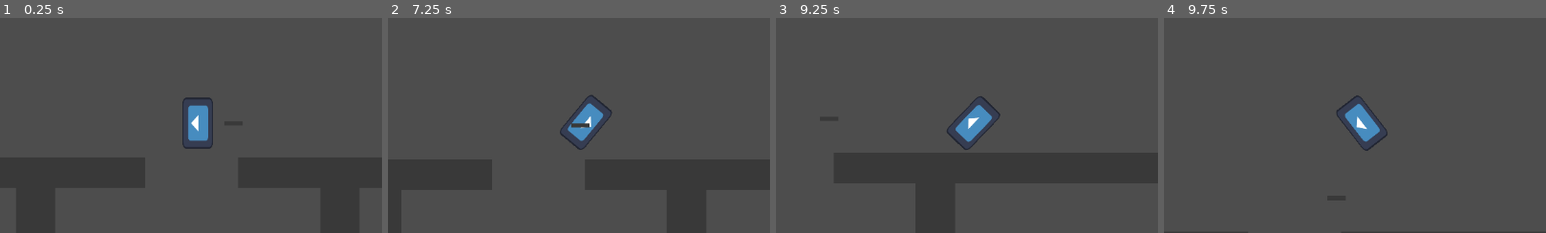
Above: before the commit, frames 1-4 (left to right).
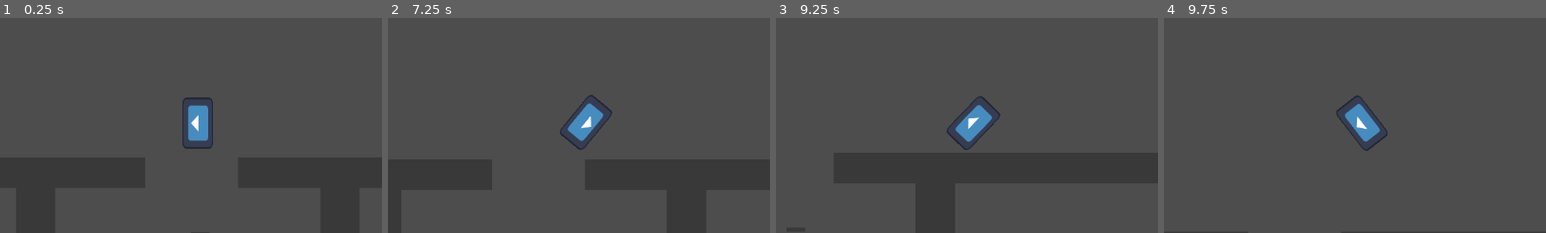
Above: after the commit, the same moments.

Repository: jceja3936/Speedial-Phoenix
Game: Godot game, scene res://scenes/level.tscn
Two runs of this game, one before a commit and one after it. Both use one fixed random seed, a clock stepped at 60 frames per second and the inputs below. The engine's default icon, where the game draws it, is replaced by a stand-in: a white triangle on a blue panel in a dark square.
Inputs (mouse positions are % of the whole screen's width and height, from its top left):
- Up to frame 1 (0.25 s): no input
- Up to frame 2 (7.25 s): tap Enter at 0.5 s; move the mouse to (45, 70) at 0.52 s; press the mouse at (45, 70) at 0.53 s; hold W (Up) 0.53-2.03 s; tap Shift (Drop) at 0.6, 1.55, 2.1, 3.05, 4.35, 5.85 s; move the mouse to (80, 65) at 1.27 s; release the mouse at (80, 65) at 1.28 s; click (80, 65) at 1.35 s; move the mouse to (20, 35) at 2.02 s; press the mouse at (20, 35) at 2.03 s; hold Left (Left) 2.03-3.53 s; move the mouse to (55, 50) at 2.77 s; release the mouse at (55, 50) at 2.78 s; tap F (Pick up) at 2.85, 6.6 s; move the mouse to (35, 25) at 3.52 s; press the mouse at (35, 25) at 3.53 s; hold S (Down) 3.53-4.28 s; move the mouse to (72, 45) at 4.27 s; release the mouse at (72, 45) at 4.28 s; hold Right (Right) 4.28-5.03 s; tap Space at 5 s; move the mouse to (30, 55) at 5.02 s; press the mouse at (30, 55) at 5.03 s; hold W (Up) 5.03-5.78 s; move the mouse to (60, 28) at 5.77 s; release the mouse at (60, 28) at 5.78 s; hold Right (Right) from 5.78 s (still down); move the mouse to (45, 70) at 6.52 s; press the mouse at (45, 70) at 6.53 s
- Up to frame 3 (9.25 s): move the mouse to (80, 65) at 7.27 s; release the mouse at (80, 65) at 7.28 s; click (80, 65) at 7.35 s; tap Shift (Drop) at 7.55, 8.1, 9.05 s; move the mouse to (20, 35) at 8.02 s; release Right (Right) at 8.03 s; press the mouse at (20, 35) at 8.03 s; hold S (Down) 8.03-8.78 s; tap Enter at 8.75 s; move the mouse to (55, 50) at 8.77 s; release the mouse at (55, 50) at 8.78 s; hold Left (Left) from 8.78 s (still down); click (55, 50) at 8.85 s
- Up to frame 4 (9.75 s): move the mouse to (35, 25) at 9.52 s; release Left (Left) at 9.53 s; press the mouse at (35, 25) at 9.53 s; hold W (Up) from 9.53 s (still down); tap Shift (Drop) at 9.6 s
The pictures show only the part of the screen within x 24-74%, y 35-85%; the shares and areas given below are measured in that part.

The runs differ from the first frame. In frame 2, 0.1% of the frame differs, in the area x 47-53%, y 48-52%; in frame 3, less than 0.1%; in frame 4, less than 0.1%.

Commit message:
blah blah blah
Idk but its working so

Diff:
--- a/speedialChicago/bullet.gd
+++ b/speedialChicago/bullet.gd
@@ -6,13 +6,13 @@
 var speed = 1800
 var bullet = true
 var fromWho = ""
-
+var damage = 100
 func _ready() -> void:
 	top_level = true
 	global_position = pos
 	global_rotation = rota
 
-func _physics_process(delta: float) -> void:
+func _physics_process(_delta: float) -> void:
 	velocity = Vector2(speed, 0).rotated(dir)
 	move_and_slide()
 
@@ -25,9 +25,9 @@
 
 		if collider.get("enemy") == true:
 			if fromWho != "enemy":
-				collider.call("hit")
+				collider.call("hit", 100)
 			queue_free()
 
 		if collider.get("playa") == true:
-			collider.call("hit")
+			collider.call("hit", 100)
 			queue_free()
--- a/speedialChicago/enemy.gd
+++ b/speedialChicago/enemy.gd
@@ -26,8 +26,8 @@
 	$CollisionShape2D.queue_free()
 	dead = true;
 
-func hit() -> void:
-	health -= 100
+func hit(damage: int) -> void:
+	health -= damage
 	if health <= 0:
 		die()
 
@@ -73,15 +73,15 @@
 	if canFire:
 		shootSFX.play()
 		canFire = false
-		var bullet = bullet.instantiate()
-		bullet.set("fromWho", "enemy")
-		bullet.dir = rotation + rng.randf_range(-.08, .08)
-		bullet.pos = gun.global_position
-		bullet.rota = global_rotation
-		add_child(bullet)
+		var bull = bullet.instantiate()
+		bull.set("fromWho", "enemy")
+		bull.dir = rotation + rng.randf_range(-.08, .08)
+		bull.pos = gun.global_position
+		bull.rota = global_rotation
+		add_child(bull)
 		await get_tree().create_timer(1).timeout
-		if bullet:
-			bullet.queue_free()
+		if bull:
+			bull.queue_free()
 
 func _fireRateControll() -> void:
 	if dead:
--- /dev/null
+++ b/speedialChicago/hun.gd
@@ -0,0 +1,27 @@
+extends Sprite2D
+
+var ammo = 21;
+var mags = 0;
+var currentSprite: Texture
+var pistol: PackedScene = load("res://scenes/pistol.tscn")
+
+
+func update_values(value: int):
+	currentSprite = null
+	match value:
+		1:
+			currentSprite = load("res://assets/basicSquare.svg")
+
+	texture = currentSprite
+
+func dropWeapon(gun: int):
+	match gun:
+		1:
+			var pistolInstance = pistol.instantiate()
+			pistolInstance.setAmmo(ammo)
+			pistolInstance.set_collision_layer_value(2, true)
+			pistolInstance.set_collision_mask_value(2, true)
+			pistolInstance.set_collision_layer_value(1, false)
+			pistolInstance.set_collision_mask_value(1, false)
+			pistolInstance.position = global_position
+			get_tree().root.add_child(pistolInstance)
--- a/speedialChicago/pistol.gd
+++ b/speedialChicago/pistol.gd
@@ -10,12 +10,12 @@
 	pass # Replace with function body.
 
 
-func _on_area_2d_body_exited(body: Node2D) -> void:
+func _on_area_2d_body_exited(_body: Node2D) -> void:
 	closeEnough = false
 	lastEntered = null
 	pass # Replace with function body.
 
-func _physics_process(delta: float) -> void:
+func _physics_process(_delta: float) -> void:
 	if Input.is_action_just_pressed("Pick up") and closeEnough:
 		if lastEntered.has_method("weaponGrabbed"):
 			lastEntered.call("weaponGrabbed", .2, 1, currentAmmo)
--- a/speedialChicago/player.gd
+++ b/speedialChicago/player.gd
@@ -22,7 +22,7 @@
 func _ready():
 	_fireRateControll()
 
-func _physics_process(delta: float) -> void:
+func _physics_process(_delta: float) -> void:
 	if dead:
 		return
 
@@ -40,8 +40,8 @@
 		camera.get_child(0).text = "Ammo: " + str(ammo)
 
 
-func hit() -> void:
-	health -= 100
+func hit(damage: int) -> void:
+	health -= damage
 	if health <= 0:
 		die()
 
@@ -67,14 +67,14 @@
 func fire() -> void:
 	shootSFX.play()
 	canFire = false
-	var bullet = bullet.instantiate()
-	bullet.dir = rotation + rng.randf_range(-.08, .08)
-	bullet.pos = $hun.global_position
-	bullet.rota = global_rotation
-	add_child(bullet)
+	var bull = bullet.instantiate()
+	bull.dir = rotation + rng.randf_range(-.08, .08)
+	bull.pos = $hun.global_position
+	bull.rota = global_rotation
+	add_child(bull)
 	await get_tree().create_timer(1).timeout
-	if bullet:
-		bullet.queue_free()
+	if bull:
+		bull.queue_free()
 
 
 func _fireRateControll() -> void:
--- a/speedialChicago/scenes/hun.gd
+++ /dev/null
@@ -1,25 +0,0 @@
-extends Sprite2D
-
-var ammo = 21;
-var mags = 0;
-var currentSprite: Texture
-var pistol: PackedScene = load("res://scenes/pistol.tscn")
-
-
-func update_values(value: int):
-	currentSprite = null
-	match value:
-		1:
-			currentSprite = load("res://assets/basicSquare.svg")
-
-	texture = currentSprite
-
-func dropWeapon(gun: int):
-	var pistolInstance = pistol.instantiate()
-	pistolInstance.setAmmo(ammo)
-	pistolInstance.set_collision_layer_value(2, true)
-	pistolInstance.set_collision_mask_value(2, true)
-	pistolInstance.set_collision_layer_value(1, false)
-	pistolInstance.set_collision_mask_value(1, false)
-	pistolInstance.position = global_position
-	get_tree().root.add_child(pistolInstance)
--- a/speedialChicago/scenes/level.tscn
+++ b/speedialChicago/scenes/level.tscn
@@ -5,7 +5,7 @@
 [ext_resource type="PackedScene" uid="uid://be6urb1y6j6q4" path="res://scenes/death_box.tscn" id="3_w8frs"]
 [ext_resource type="PackedScene" uid="uid://cv60myid72qvl" path="res://scenes/enemy.tscn" id="4_mx8sn"]
 [ext_resource type="PackedScene" uid="uid://byqq6tb73yo2i" path="res://scenes/pistol.tscn" id="5_ppgk2"]
-[ext_resource type="Script" uid="uid://chkhd3dmd1eha" path="res://scenes/camera_2d.gd" id="6_2r41h"]
+[ext_resource type="Script" uid="uid://chkhd3dmd1eha" path="res://camera_2d.gd" id="6_2r41h"]
 
 [sub_resource type="RectangleShape2D" id="RectangleShape2D_w7c3h"]
 size = Vector2(57.5, 49.4118)
@@ -225,7 +225,7 @@
 player = NodePath("../Player")
 
 [node name="pistol" parent="." instance=ExtResource("5_ppgk2")]
-position = Vector2(1075, -237)
+position = Vector2(992, 41)
 collision_layer = 2
 collision_mask = 2
 
--- a/speedialChicago/scenes/player.tscn
+++ b/speedialChicago/scenes/player.tscn
@@ -3,7 +3,7 @@
 [ext_resource type="Texture2D" uid="uid://i8kqk3lu2u5c" path="res://assets/icon.svg" id="1_4flbx"]
 [ext_resource type="Script" uid="uid://baewr3b6a44lq" path="res://player.gd" id="1_g2els"]
 [ext_resource type="PackedScene" uid="uid://d0k1a6sp617ph" path="res://scenes/bullet.tscn" id="4_dqkch"]
-[ext_resource type="Script" uid="uid://qde2iyn7j3ic" path="res://scenes/hun.gd" id="5_qlg0r"]
+[ext_resource type="Script" uid="uid://qde2iyn7j3ic" path="res://hun.gd" id="5_qlg0r"]
 [ext_resource type="AudioStream" uid="uid://cadwgeq4p65vl" path="res://assets/9mm.wav" id="5_tuyoq"]
 
 [node name="Player" type="CharacterBody2D" node_paths=PackedStringArray("shootSFX")]
Renamed: speedialChicago/scenes/camera_2d.gd -> speedialChicago/camera_2d.gd
Renamed: speedialChicago/scenes/camera_2d.gd.uid -> speedialChicago/camera_2d.gd.uid
Renamed: speedialChicago/scenes/hun.gd.uid -> speedialChicago/hun.gd.uid
